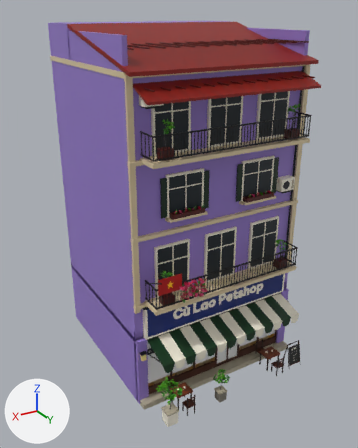
One commit to the FBX model Assets/PhoViet/Art/Streets/PV_StreetShop06_Petshop.fbx: the scene before it, then after it.
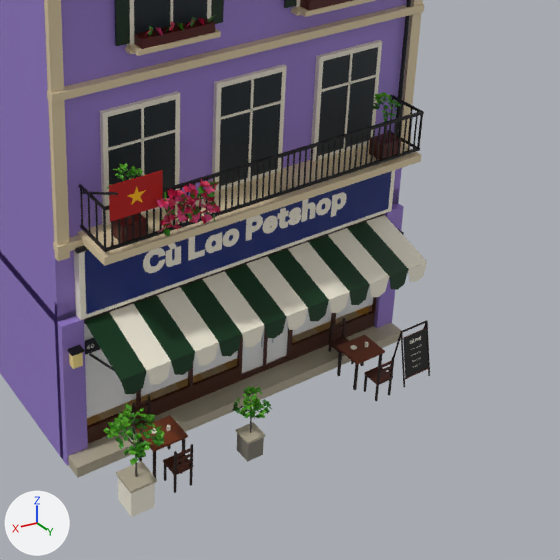
Each version is shown whole from a 50 mm camera at (11.45, 19.57, 15.98) aimed at (0.48, 1.28, 6.84), then close up on the part from 31% to 100% of the width and 44% to 100% of the height. Every picture has the same lights, and +X, +Y and +Z are marked at lower left. The older version's two pictures come first. Objects named as collision shapes, trigger or cutter boxes, shadow casters or lower levels of detail are left out. Where no turn or scale is listed for an object, it has been applied to the vertices. Vertices at exactly the same position are counted once.

The first close-up shows 'PV_StreetShop06_Petshop_LOD0'.
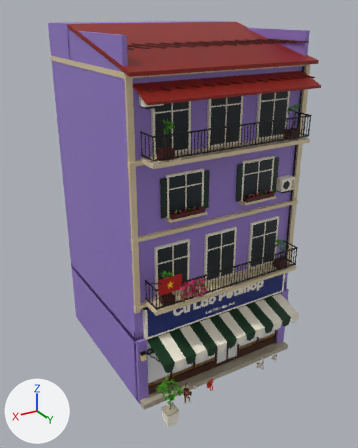
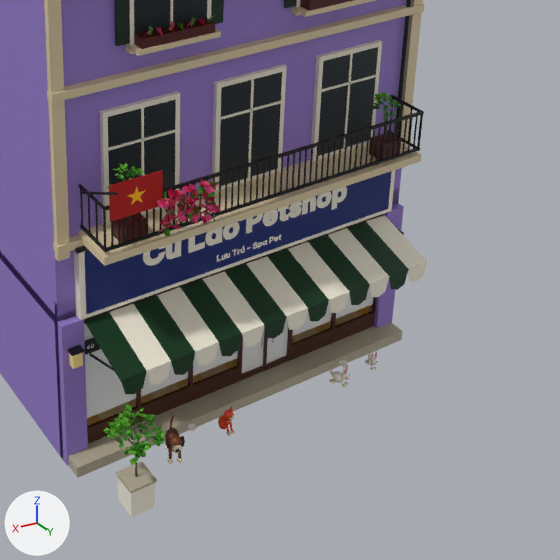
Changed parts and their boxes [x1, y1, x2, y2] in the close-ups (560 x 560 px):
'PV_StreetShop06_Petshop_LOD0', reshaped: before [0, 0, 430, 517]; after [0, 0, 427, 517]
part 1 of me_pv_streetshop06_petshop_lod0, deleted: before [132, 236, 430, 493]
part 2 of me_pv_streetshop06_petshop_lod0, reshaped: before [121, 414, 193, 476]; after [131, 406, 237, 464]
part 3 of me_pv_streetshop06_petshop_lod0, added: after [330, 351, 378, 387]
part 4 of me_pv_streetshop06_petshop_lod0, reshaped: before [143, 192, 347, 273]; after [143, 186, 347, 266]

What changed in the scene script:
```text
Change me_pv_streetshop06_petshop_lod0:
    used by ob_pv_streetshop06_petshop_lod0; location = (0.0, 0.0, 0.0)
    remove me_pv_streetshop06_petshop_lod0.from_pydata(...)  # 15030 vertices, 11976 faces; spans x -4.2..4.2, y -3.9..6.2, z 0.0..15.5
    add me_pv_streetshop06_petshop_lod0.from_pydata(...)  # 15142 vertices, 13592 faces; spans x -4.2..4.2, y -3.9..6.2, z 0.0..15.5
    me_pv_streetshop06_petshop_lod0 part 1: 609 loose pieces with 4554 vertices, spanning x -3.8..3.5, y 0.5..6.0, z 0.0..4.4, are deleted
    me_pv_streetshop06_petshop_lod0 part 2: 17 vertices moved within x -2.6..3.6, y 2.3..5.9, z 0.5..1.8; 19 vertices removed from x -2.6..2.8, y 2.2..5.8, z 0.0..0.8; 3293 vertices added at x -3.0..3.0, y 0.7..5.5, z 0.2..0.9
    me_pv_streetshop06_petshop_lod0 part 3: 948 vertices added at x -2.9..-1.6, y 4.6..5.3, z 0.2..0.8
    me_pv_streetshop06_petshop_lod0 part 4: 27 vertices moved within x -2.3..2.2, y 4.1, z 4.0..4.3; 193 vertices removed from x -2.5..2.5, y 4.1, z 3.7..4.4; 491 vertices added at x -2.5..2.5, y 4.1, z 3.6..4.6
    other edits to the shape of me_pv_streetshop06_petshop_lod0 do not show in these pictures
```
